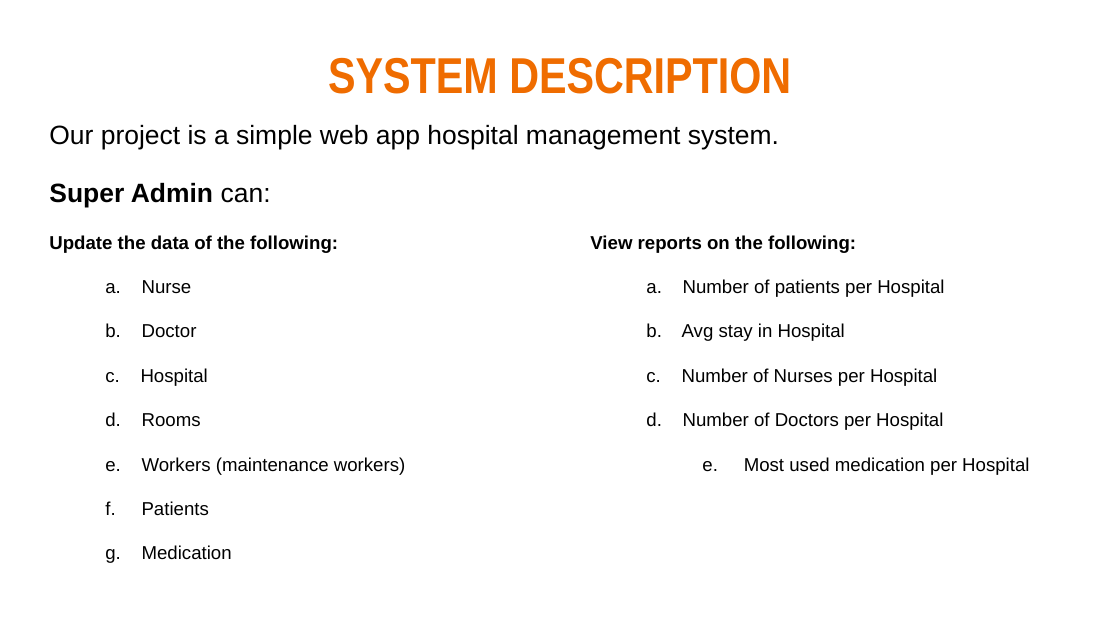
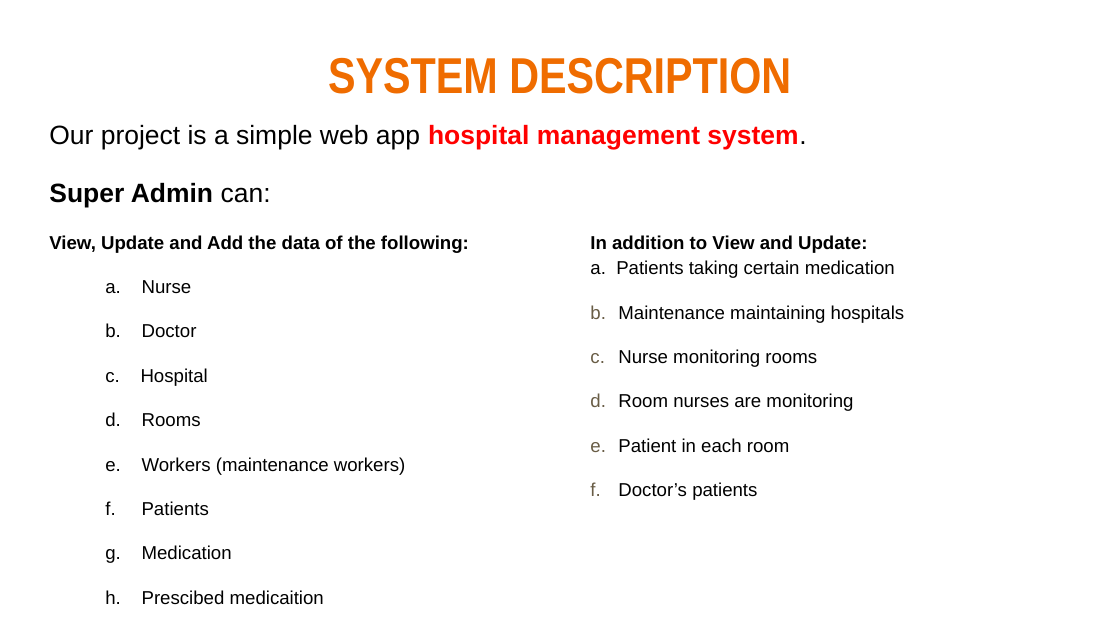
Before and after one commit to PalaciosYoan/Hospital_Management_System, a slide deck: slide 2 of Phase_1/Phase1.pptx. Drawn at 1120x630 pixels with LibreOffice and Linux fonts; fonts in the diff are those of the drawing. Boxes give left, top, right and bottom in pixels: in the first picture for what was removed or moved away, otherwise in the second. Text is boxed around its words. In the diff, an @@ line names an element or a change of style, - is before the commit and + after.

Commit message:
changed ppt

```diff
--- a/Phase_1/Phase1.pptx
+++ b/Phase_1/Phase1.pptx
@@ text at (49, 124, 806, 149): text colour #000000 to #FF0000, bold on in "hospital management system." @@
@@ text at (49, 235, 469, 253): text changed @@
-Update the data of the following:
+View, Update and Add the data of the following:
@@ text at (590, 235, 905, 500): text changed @@
-View reports on the following:
-a. Number of patients per Hospital
-b. Avg stay in Hospital
-c. Number of Nurses per Hospital
-d. Number of Doctors per Hospital
-e. Most used medication per Hospital
+In addition to View and Update:
+a. Patients taking certain medication
+b. Maintenance maintaining hospitals
+c. Nurse monitoring rooms
+d. Room nurses are monitoring
+e. Patient in each room
+f. Doctor’s patients
@@ text at (105, 590, 324, 605): paragraph added @@
+h. Prescibed medicaition
```
Also in this commit, not shown: 2 other slides changed, 1 slide removed, 1 other file.
